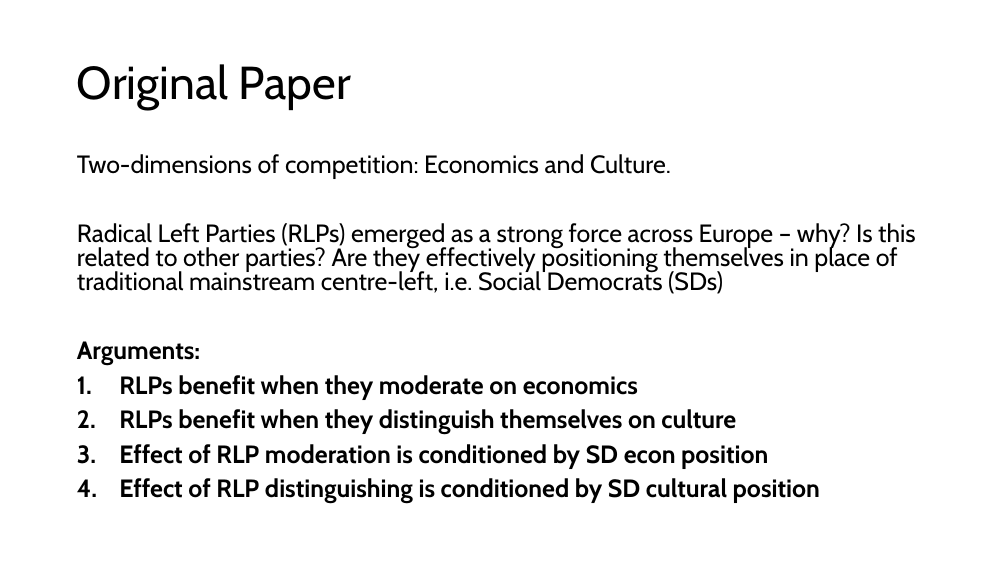
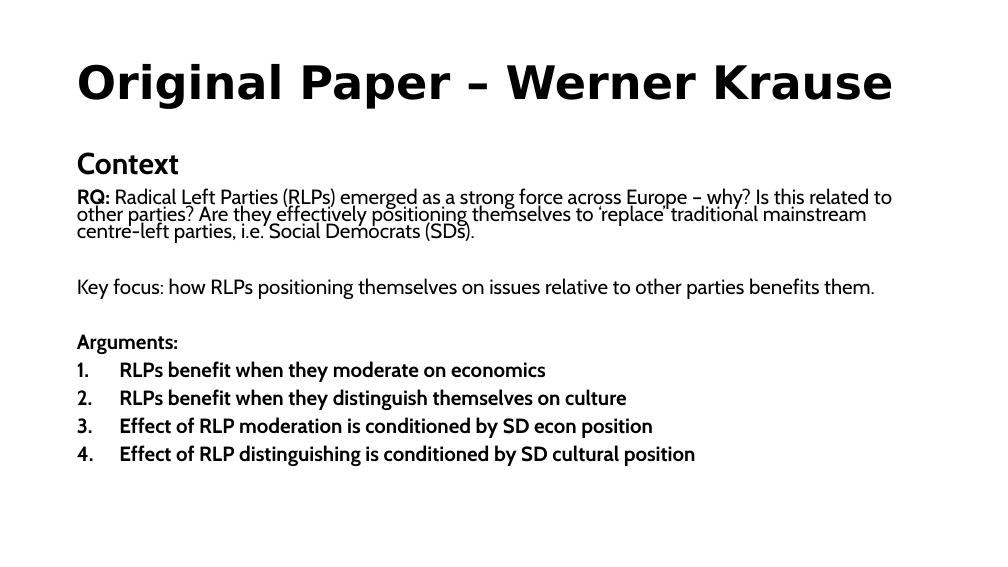
Before and after one commit to dlcy-dc/StatsII_2026, a slide deck: slide 2 of replication/my_replication/Replication paper powerpoint.pptx. Drawn at 1008x567 pixels with LibreOffice and Linux fonts; fonts in the diff are those of the drawing. Boxes give left, top, right and bottom in pixels: in the first picture for what was removed or moved away, otherwise in the second. Text is boxed around its words. In the diff, an @@ line names an element or a change of style, - is before the commit and + after.

Commit message:
Update presentation

```diff
--- a/replication/my_replication/Replication paper powerpoint.pptx
+++ b/replication/my_replication/Replication paper powerpoint.pptx
@@ title at box(77, 64, 893, 109): text changed; font Cabin to DejaVu Sans; bold on @@
-Original Paper
+Original Paper – Werner Krause
@@ text at box(77, 152, 892, 299): text changed; size 23.8 to 19.6 pt @@
-Two-dimensions of competition: Economics and Culture.
-Radical Left Parties (RLPs) emerged as a strong force across Europe – why? Is this related to other parties? Are they effectively positioning themselves in place of traditional mainstream centre-left, i.e. Social Democrats (SDs)
+Context
+RQ: Radical Left Parties (RLPs) emerged as a strong force across Europe – why? Is this related to other parties? Are they effectively positioning themselves to ‘replace’ traditional mainstream centre-left parties, i.e. Social Democrats (SDs).
+Key focus: how RLPs positioning themselves on issues relative to other parties benefits them.
@@ text at box(77, 334, 696, 466): size 23.8 to 19.6 pt in "Arguments:", "RLPs benefit when they moderate on economics", "RLPs benefit when they distinguish themselves on ...", "Effect of RLP moderation is conditioned by ..." and 1 more places; line spacing 0.8 to 0.7 @@
```
Also in this commit, not shown: 3 other slides changed, 11 slides added, 5 slides removed, 6 other files.
